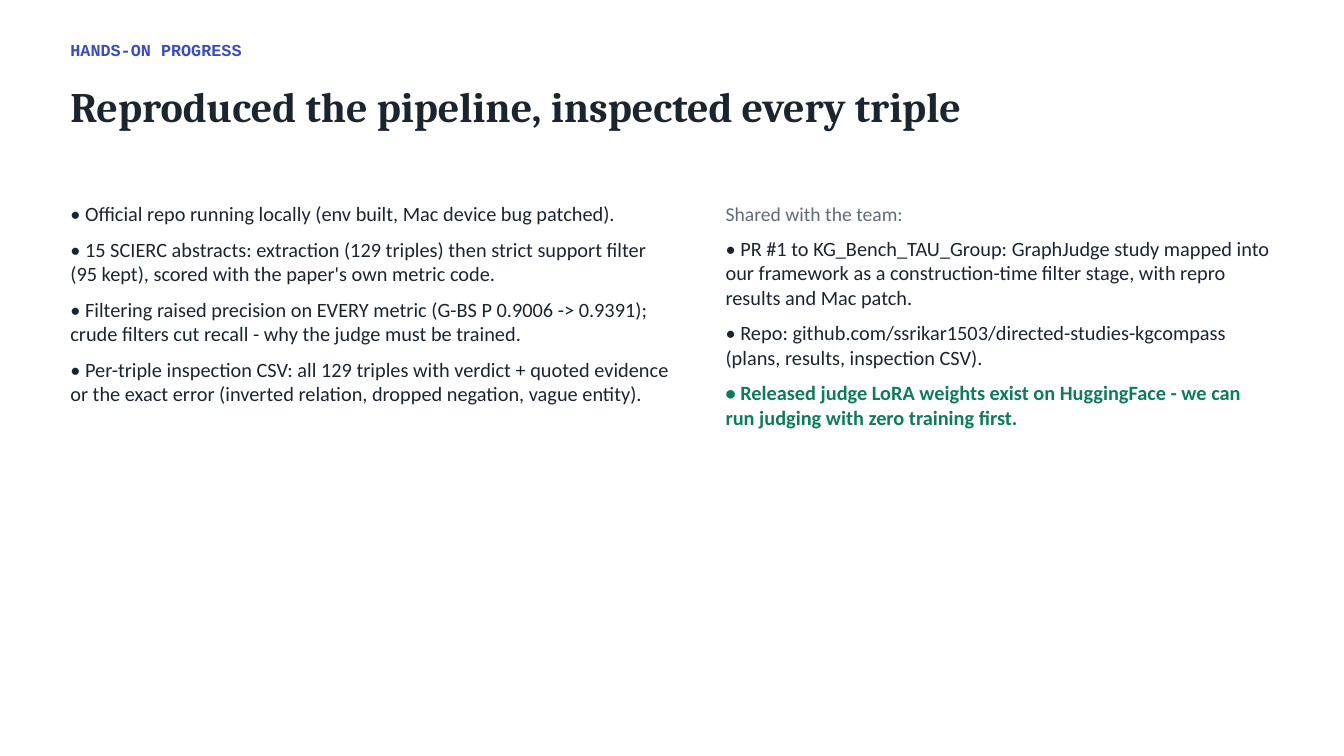
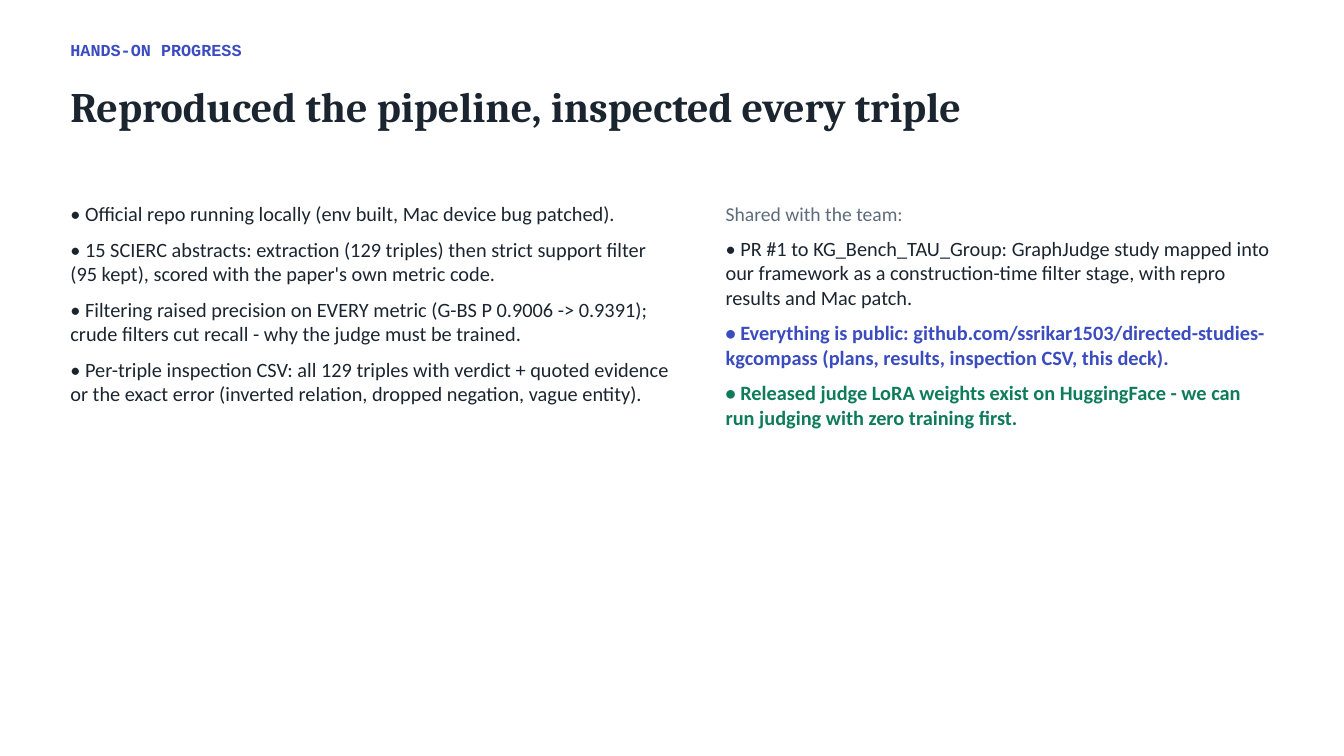
Before and after one commit to ssrikar1503/directed-studies-kgcompass, a slide deck: slide 4 of KGCompass_Progress_Short.pptx. Drawn at 1344x756 pixels with LibreOffice and Linux fonts; fonts in the diff are those of the drawing. Boxes give left, top, right and bottom in pixels: in the first picture for what was removed or moved away, otherwise in the second. Text is boxed around its words. In the diff, an @@ line names an element or a change of style, - is before the commit and + after.

```diff
--- a/KGCompass_Progress_Short.pptx
+++ b/KGCompass_Progress_Short.pptx
@@ text at (726, 325, 1264, 369): text changed; text colour #1B2530 to #3B4CC0; bold on @@
-• Repo: github.com/ssrikar1503/directed-studies-kgcompass (plans, results, inspection CSV).
+• Everything is public: github.com/ssrikar1503/directed-studies-kgcompass (plans, results, inspection CSV, this deck).
```
Also in this commit, not shown: 1 other slide changed.
